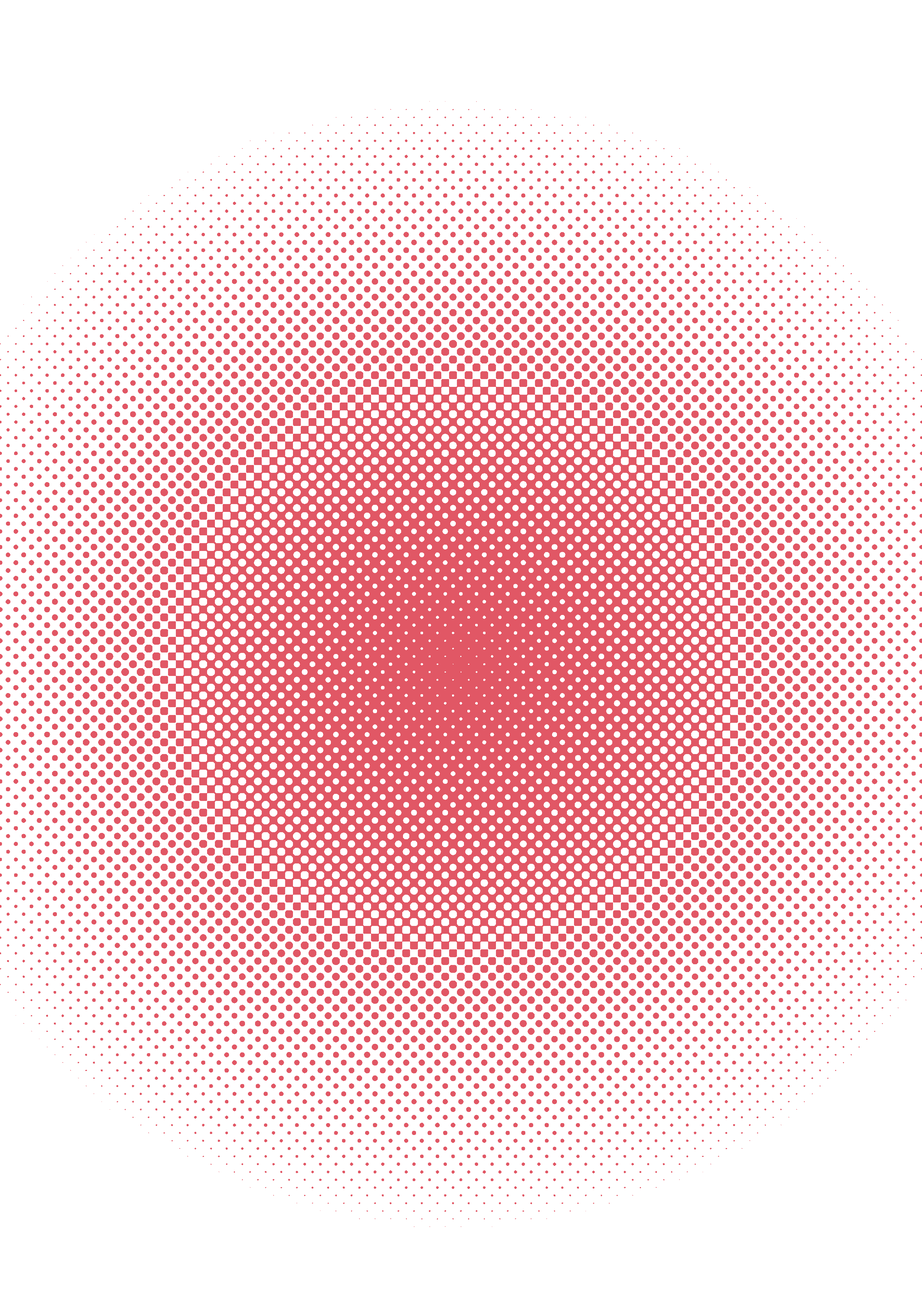
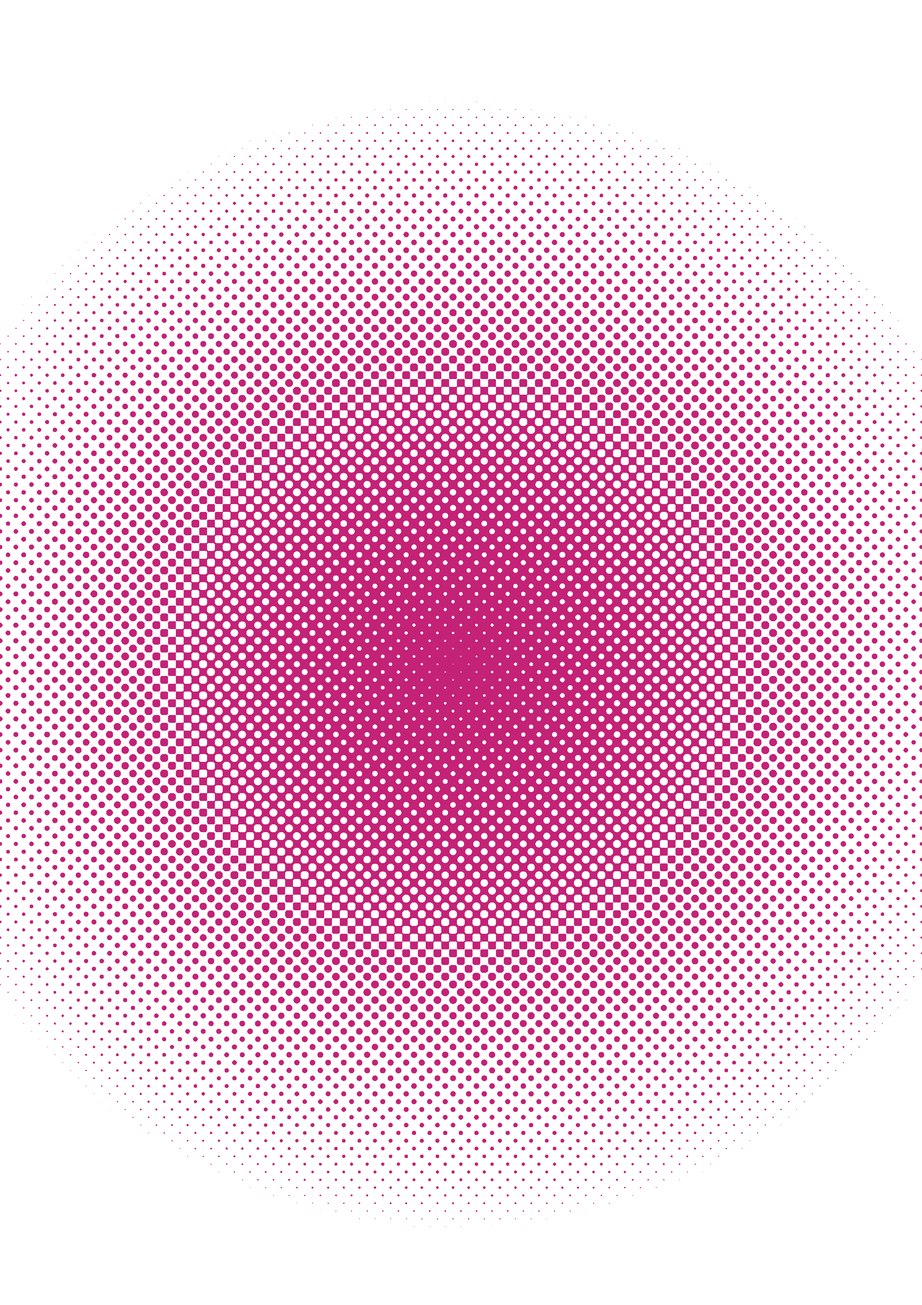
The second 922x1305 image is a revision of the first. Changes to its layers:
painted on "Fond 1" over [0, 101, 922, 1227]
